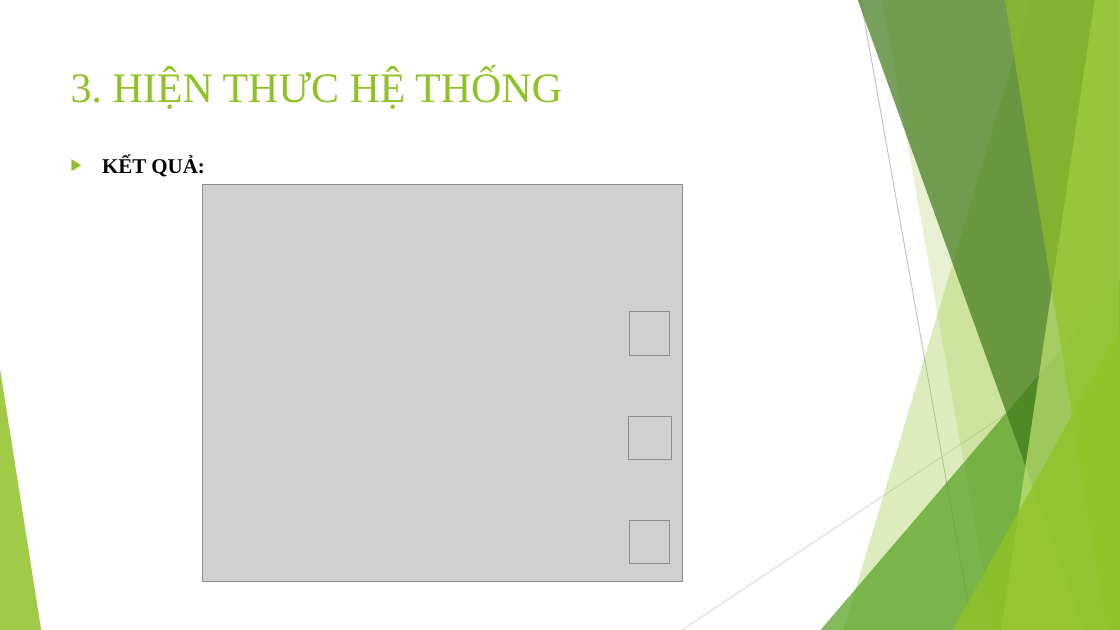
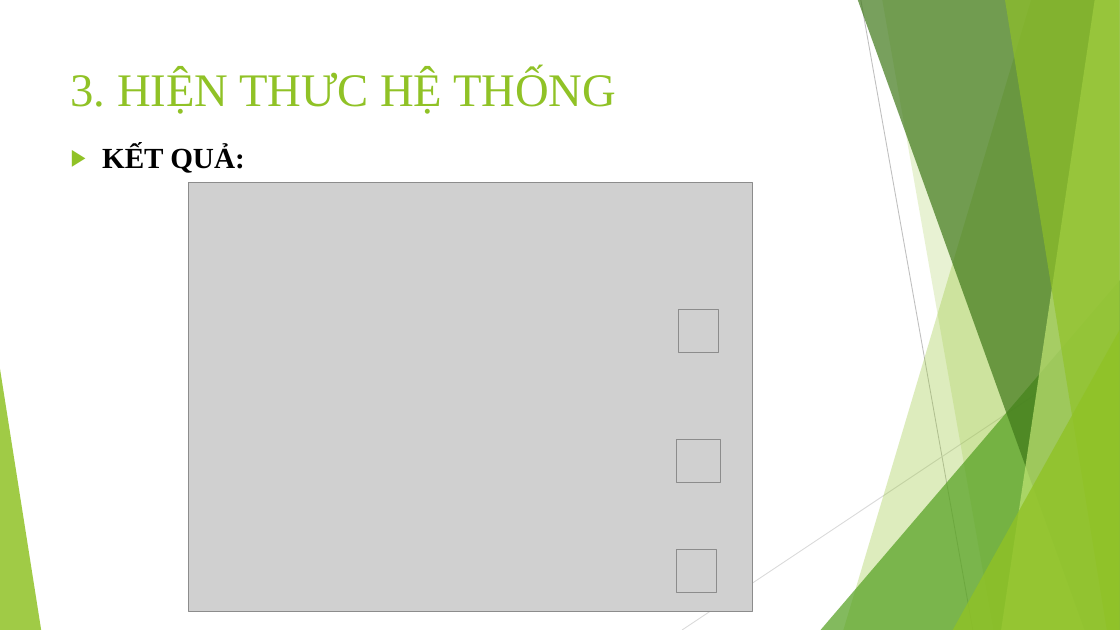
Before and after one commit to trungpham2701/TLCN-CommentGenerationForOutfit, a slide deck: slide 14 of BaoCaoTLCN.pptx (slide 11 before the commit). Drawn at 1120x630 pixels with LibreOffice and Linux fonts; fonts in the diff are those of the drawing; grey boxes stand for pictures. Boxes give left, top, right and bottom in pixels: in the first picture for what was removed or moved away, otherwise in the second. Text is boxed around its words. In the diff, an @@ line names an element or a change of style, - is before the commit and + after.

```diff
--- a/BaoCaoTLCN.pptx
+++ b/BaoCaoTLCN.pptx
@@ title "3. HIỆN THƯC HỆ THỐNG" at [71, 70, 616, 114]: size 36 to 40 pt @@
@@ text "KẾT QUẢ:": place and size @@
-text "KẾT QUẢ:" at [102, 156, 205, 177]
+text "KẾT QUẢ:" at [102, 146, 244, 173]
@@ text "KẾT QUẢ:" at [102, 146, 244, 173]: size 18 to 25 pt @@
@@ picture: place and size @@
-picture at [202, 184, 682, 581]
+picture at [188, 182, 753, 612]
@@ picture: place and size @@
-picture at [630, 312, 670, 355]
+picture at [679, 309, 718, 352]
@@ picture: place and size @@
-picture at [628, 416, 672, 459]
+picture at [677, 439, 721, 482]
@@ picture: place and size @@
-picture at [630, 520, 670, 563]
+picture at [677, 549, 717, 592]
```
Also in this commit, not shown: 16 other slides changed, 3 slides added.
